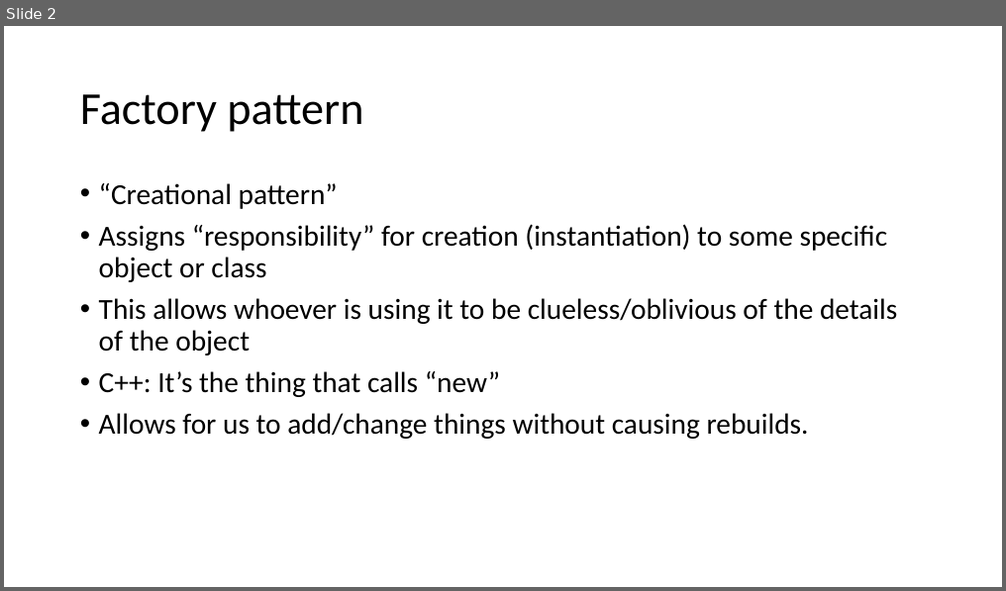
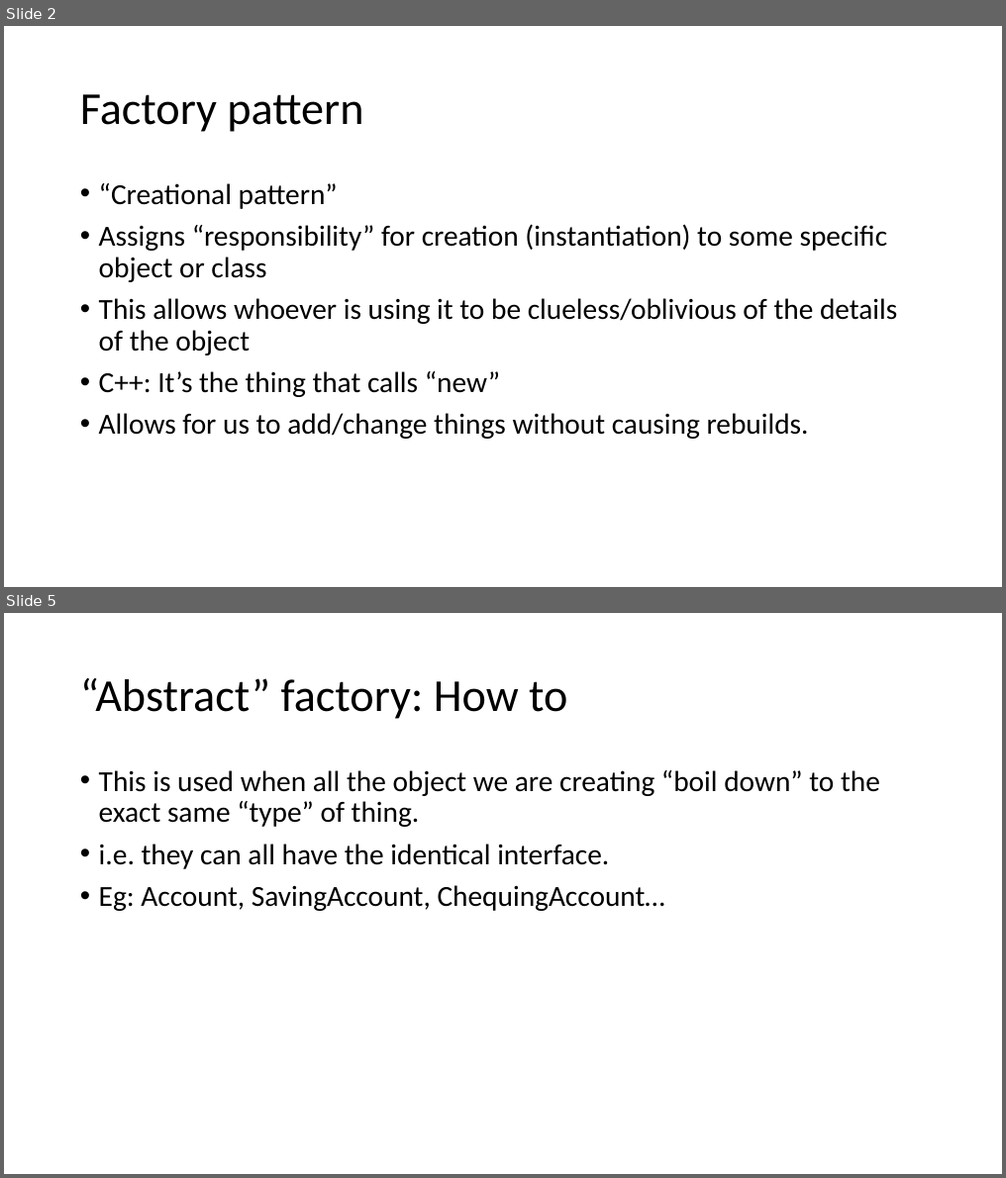
Before and after one commit to yellowflash07/GDP202324, a slide deck: 6044_FramPat/D2D/W02/Factory Patterns (Abstract Factory, Builder).pptx. Shown one above the other, each under a label of ours: slide 2 before the commit, slides 2 and 5 after it; the slides between them are not shown. The pictures are 1006x591 and 1006x1178 pixels, drawn with LibreOffice and Linux fonts; fonts in the diff are those of the drawing. Boxes give left, top, right and bottom in pixels: in the first picture for what was removed or moved away, otherwise in the second. Text is boxed around its words. In the diff, an @@ line names an element or a change of style, - is before the commit and + after.

```diff
--- a/6044_FramPat/D2D/W02/Factory Patterns (Abstract Factory, Builder).pptx
+++ b/6044_FramPat/D2D/W02/Factory Patterns (Abstract Factory, Builder).pptx
@@ slide 5 added at [4,613,1002,1174], background #FFFFFF @@
@@ title added at [80,678,567,719], 44 pt, text #000000 @@
+“Abstract” factory: How to
@@ text added at [99,770,880,911], 28 pt, text #000000 @@
+• This is used when all the object we are creating “boil down” to the exact same “type” of thing.
+• i.e. they can all have the identical interface.
+• Eg: Account, SavingAccount, ChequingAccount…
```
Also in this commit, not shown: 1 slide changed, 3 other slides added, 29 other files.
